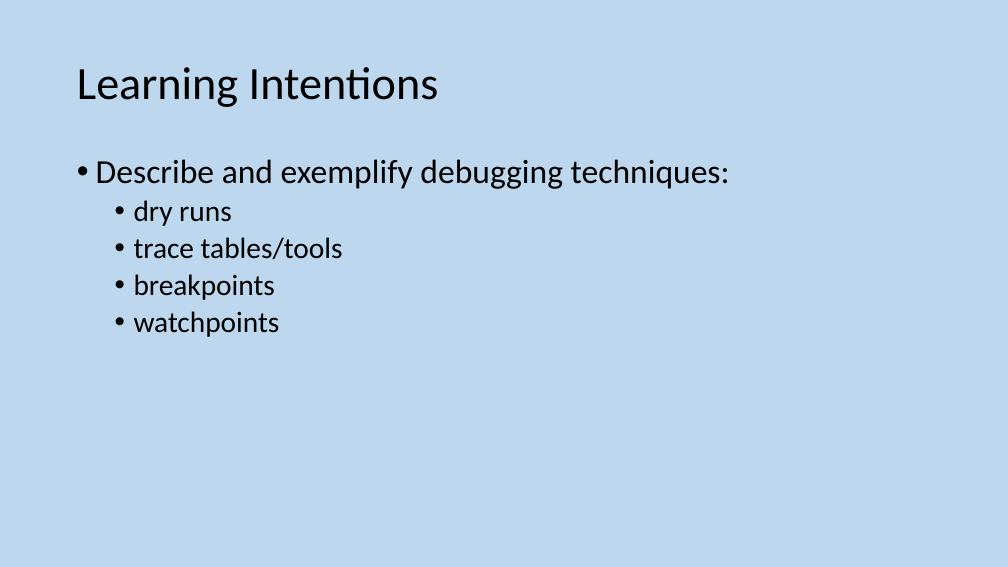
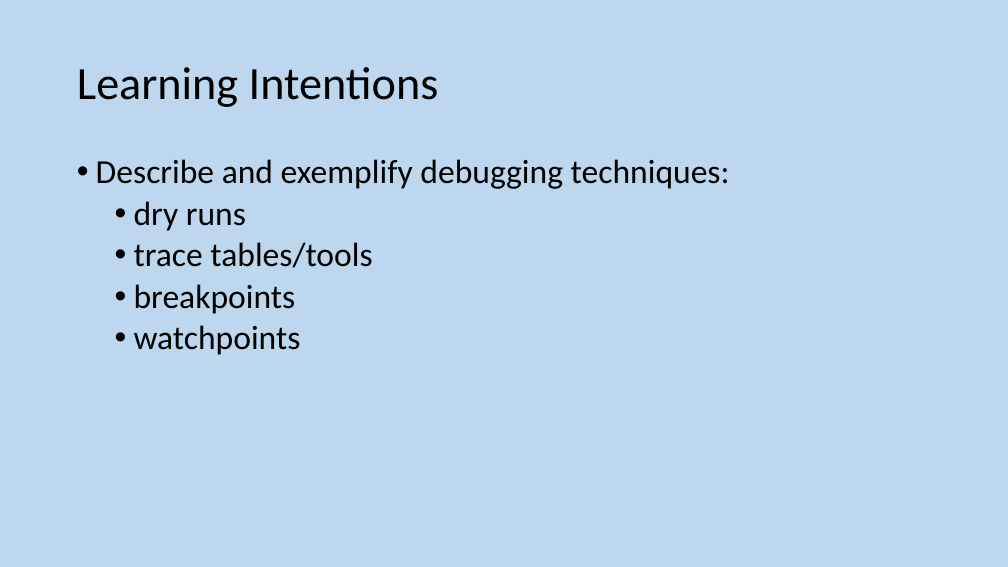
Before and after one commit to MrFriendCS/MrFriendCS.github.io, a slide deck: slide 172 of h-cs/sdd/H CS SDD Slides.pptx (slide 170 before the commit). Drawn at 1008x567 pixels with LibreOffice and Linux fonts; fonts in the diff are those of the drawing. Boxes give left, top, right and bottom in pixels: in the first picture for what was removed or moved away, otherwise in the second. Text is boxed around its words. In the diff, an @@ line names an element or a change of style, - is before the commit and + after.

```diff
--- a/h-cs/sdd/H CS SDD Slides.pptx
+++ b/h-cs/sdd/H CS SDD Slides.pptx
@@ text at (134, 201, 372, 355): size 28 to 32 pt in "dry runs", "trace tables/tools", "breakpoints", "watchpoints" @@
```
Also in this commit, not shown: 21 other slides changed, 2 slides added, 5 other files.
